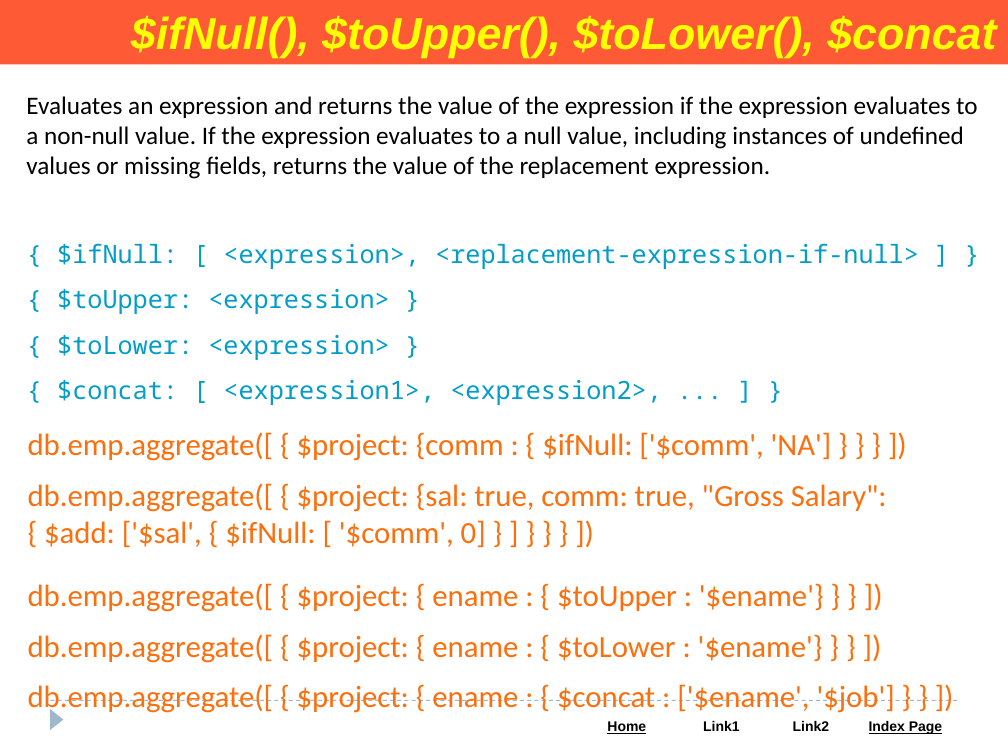
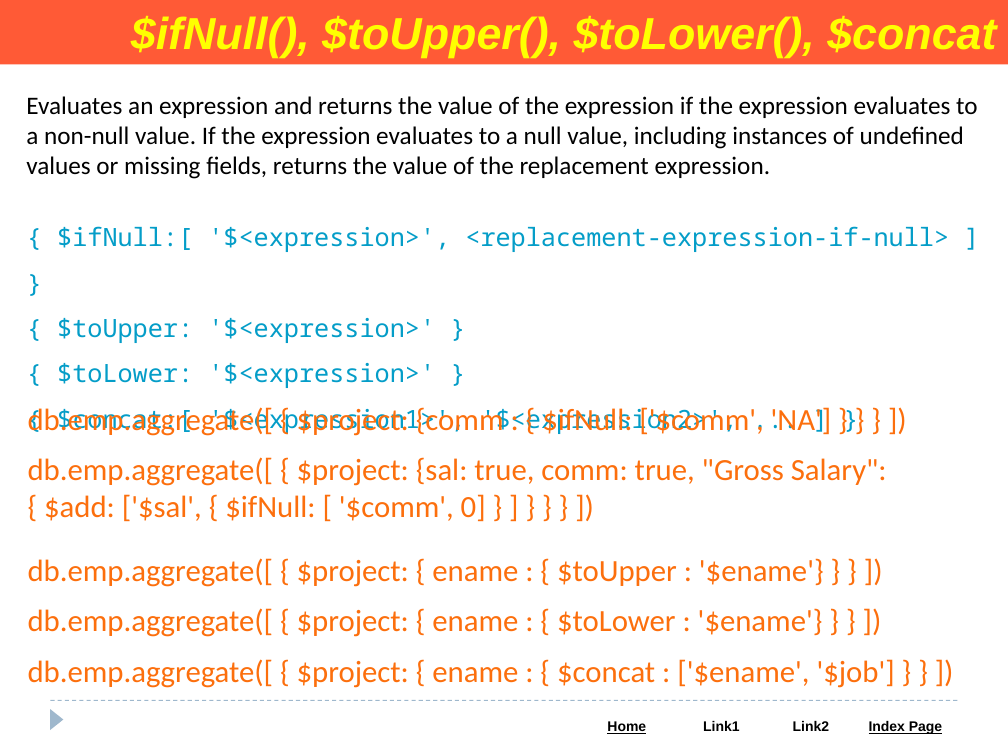
Before and after one commit to Saleel-Bagde/PPT-s, a slide deck: slide 100 of MongoDB PPT.pptx. Drawn at 1008x756 pixels with LibreOffice and Linux fonts; fonts in the diff are those of the drawing. Boxes give left, top, right and bottom in pixels: in the first picture for what was removed or moved away, otherwise in the second. Text is boxed around its words. In the diff, an @@ line names an element or a change of style, - is before the commit and + after.

```diff
--- a/MongoDB PPT.pptx
+++ b/MongoDB PPT.pptx
@@ text at [57, 226, 949, 434]: text changed @@
-{ $ifNull: [ <expression>, <replacement-expression-if-null> ] }
-{ $toUpper: <expression> }
-{ $toLower: <expression> }
-{ $concat: [ <expression1>, <expression2>, ... ] }
+{ $ifNull:[ '$<expression>', <replacement-expression-if-null> ] }
+{ $toUpper: '$<expression>' }
+{ $toLower: '$<expression>' }
+{ $concat:[ '$<expression1>', '$<expression2>', ... ] }
@@ text "db.emp.aggregate([ { $project: {comm : ...": place and size @@
-text "db.emp.aggregate([ { $project: {comm : ..." at [28, 432, 895, 715]
+text "db.emp.aggregate([ { $project: {comm : ..." at [28, 407, 895, 688]
```
Also in this commit, not shown: 5 other slides changed, 15 slides added.
